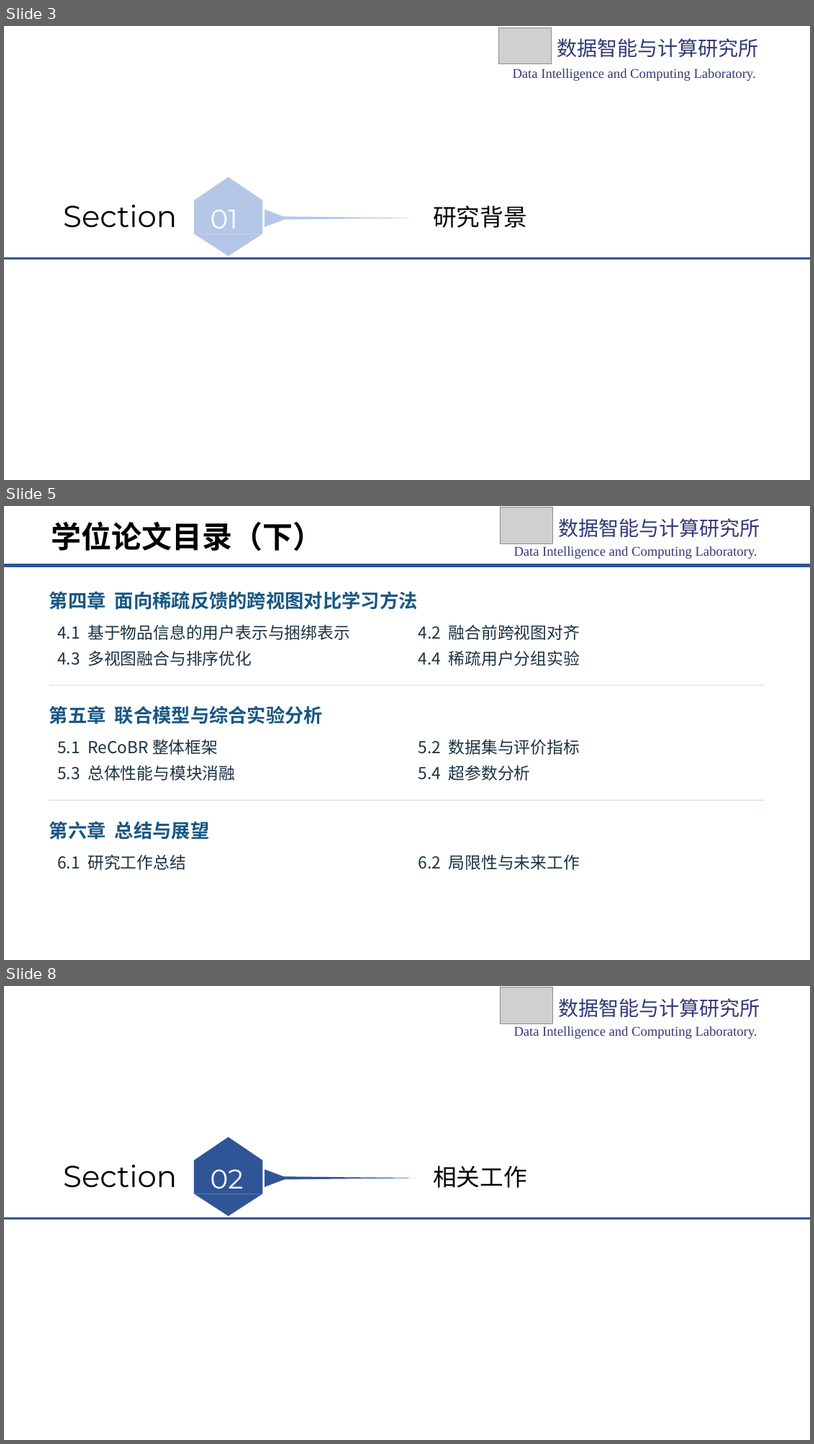
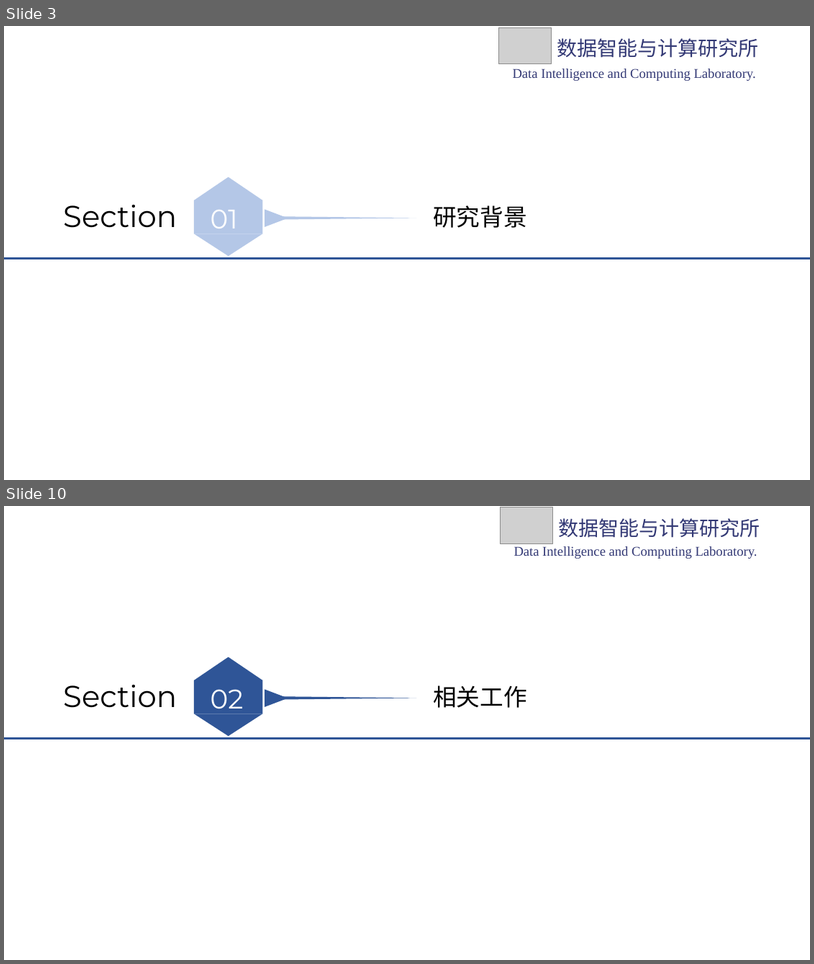
Before and after one commit to chengwuzi/MultiCBR-Project, a slide deck: 开题PPT/研二开题答辩-ReCoBR-定稿.pptx. Shown one above the other, each under a label of ours: slides 3, 5 and 8 before the commit, slides 3 and 10 after it; the slides between them are not shown. The pictures are 814x1444 and 814x964 pixels, drawn with LibreOffice and Linux fonts; fonts in the diff are those of the drawing; grey boxes stand for pictures; background and template pictures are left out. Boxes give left, top, right and bottom in pixels: in the first picture for what was removed or moved away, otherwise in the second. Text is boxed around its words. In the diff, an @@ line names an element or a change of style, - is before the commit and + after.

Commit message:
ReCoBR-论文精修：开题-PPT完成

```diff
--- a/开题PPT/研二开题答辩-ReCoBR-定稿.pptx
+++ b/开题PPT/研二开题答辩-ReCoBR-定稿.pptx
@@ slide 5 removed at box(4, 506, 810, 960), background picture (left out) @@
@@ text removed at box(51, 522, 323, 551) @@
-学位论文目录（下）
@@ picture removed at box(501, 507, 553, 543) @@
@@ text removed at box(559, 518, 761, 538) @@
-数据智能与计算研究所
@@ text removed at box(514, 546, 758, 559) @@
-Data Intelligence and Computing Laboratory.
@@ line removed from (4, 565) to (810, 565) @@
@@ text removed at box(49, 591, 418, 610) @@
-第四章 面向稀疏反馈的跨视图对比学习方法
@@ text removed at box(57, 624, 350, 640) @@
-4.1 基于物品信息的用户表示与捆绑表示
@@ text removed at box(419, 625, 580, 640) @@
-4.2 融合前跨视图对齐
@@ text removed at box(57, 651, 252, 666) @@
-4.3 多视图融合与排序优化
@@ text removed at box(419, 651, 580, 666) @@
-4.4 稀疏用户分组实验
@@ rectangle removed at box(49, 685, 764, 686) @@
@@ text removed at box(49, 705, 323, 724) @@
-第五章 联合模型与综合实验分析
@@ text removed at box(57, 739, 218, 754) @@
-5.1 ReCoBR 整体框架
@@ text removed at box(419, 739, 580, 754) @@
-5.2 数据集与评价指标
@@ text removed at box(57, 765, 235, 780) @@
-5.3 总体性能与模块消融
@@ text removed at box(419, 765, 531, 780) @@
-5.4 超参数分析
@@ rectangle removed at box(49, 800, 764, 800) @@
@@ text removed at box(49, 821, 209, 839) @@
-第六章 总结与展望
@@ text removed at box(57, 854, 186, 870) @@
-6.1 研究工作总结
@@ text removed at box(419, 854, 580, 870) @@
-6.2 局限性与未来工作
@@ what was slide 8 is now slide 10 @@
```
Also in this commit, not shown: 9 slides changed, 3 slides added.
